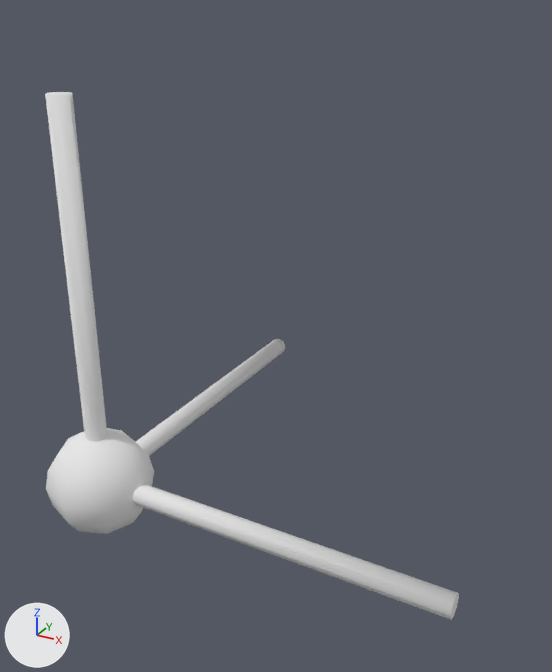
The OBJ model files/models/pivot.obj as it was, and as the next commit left it.
Before and after are seen from a 50 mm camera at (0.436, -0.452, 0.414) aimed at (0.121, 0.121, 0.127). The lights are fixed; the arrows at lower left show +X, +Y and +Z. Where no turn or scale is listed for an object, it has been applied to the vertices.
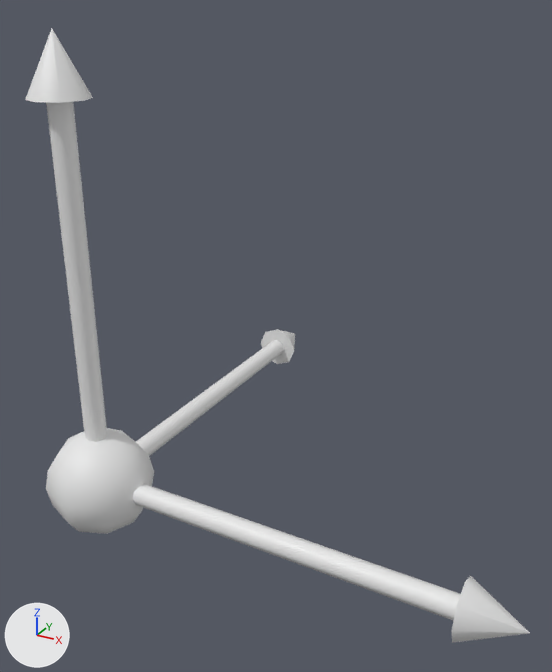
Patch to the scene script:
```diff
--- a/files/models/pivot.obj.py
+++ b/files/models/pivot.obj.py
@@ me_mesh @@
 # used by ob_mesh; location = (0.0, 0.0, 0.0)
-me_mesh.from_pydata(...)  # 106 vertices, 106 faces; spans x -0.05..0.34, y -0.05..0.35, z -0.05..0.349
+me_mesh.from_pydata(...)  # 133 vertices, 136 faces; spans x -0.05..0.395, y -0.05..0.395, z -0.05..0.395
+# me_mesh part 1: a new loose piece, an 8-sided cylinder along z spanning x -0.01..0.01, y -0.01..0.01, z 0.0..0.35, in mat_default (white #e7e7e7)
+# me_mesh part 2: a new loose piece, an 8-sided cone pointing to +z spanning x -0.025..0.025, y -0.025..0.025, z 0.345..0.395, in mat_default (white #e7e7e7)
+# me_mesh part 3: a new loose piece, an 8-sided cylinder along x spanning x 0.0..0.35, y -0.01..0.01, z -0.01..0.01, in mat_default (white #e7e7e7)
+# me_mesh part 4: a new loose piece, an 8-sided cone pointing to +y spanning x -0.025..0.025, y 0.345..0.395, z -0.025..0.025, in mat_default (white #e7e7e7)
+# me_mesh part 5: the loose piece of 16 vertices spanning x -0.01..0.01, y -0.01..0.01, z 0.029..0.349 is deleted
+# me_mesh part 6
+# 10 vertices are removed from x 0.02..0.34, y -0.01..0.01, z -0.01..0.01
+# 20 faces are deleted
+# 8 vertices in x -0.01..0.01, y 0.03, z -0.01..0.01 move by (0.0, -0.03, 0.0)
+# 6 vertices move from x 0.34, y -0.01..0.007, z -0.01..0.01 to x 0.345, y -0.025..0.018, z -0.025..0.025
+# 3 vertices are added at (0.345, 0.025, 0.0), (0.345, 0.018, -0.018), (0.395, 0.0, 0.0)
+# 16 new faces join them
 me_mesh.materials.append(mat_default)
```

Boxes (x1, y1, x2, y2) around the edits, measured in the pictures (552 x 672 px; the box of a moved part takes in the faces that stretch with it):
'Mesh', reshaped (22% wider, 16% taller)
    before: (45, 92, 459, 620)
    after: (25, 28, 530, 643)
part 1 of me_mesh, added
    after: (46, 102, 107, 442)
part 2 of me_mesh, added
    after: (25, 28, 93, 103)
part 3 of me_mesh, added
    after: (133, 484, 461, 621)
part 4 of me_mesh, added
    after: (261, 329, 295, 364)
part 5 of me_mesh, deleted
    before: (45, 92, 107, 442)
part 6 of me_mesh, moved or reshaped
    before: (133, 339, 459, 620)
    after: (136, 340, 530, 643)
